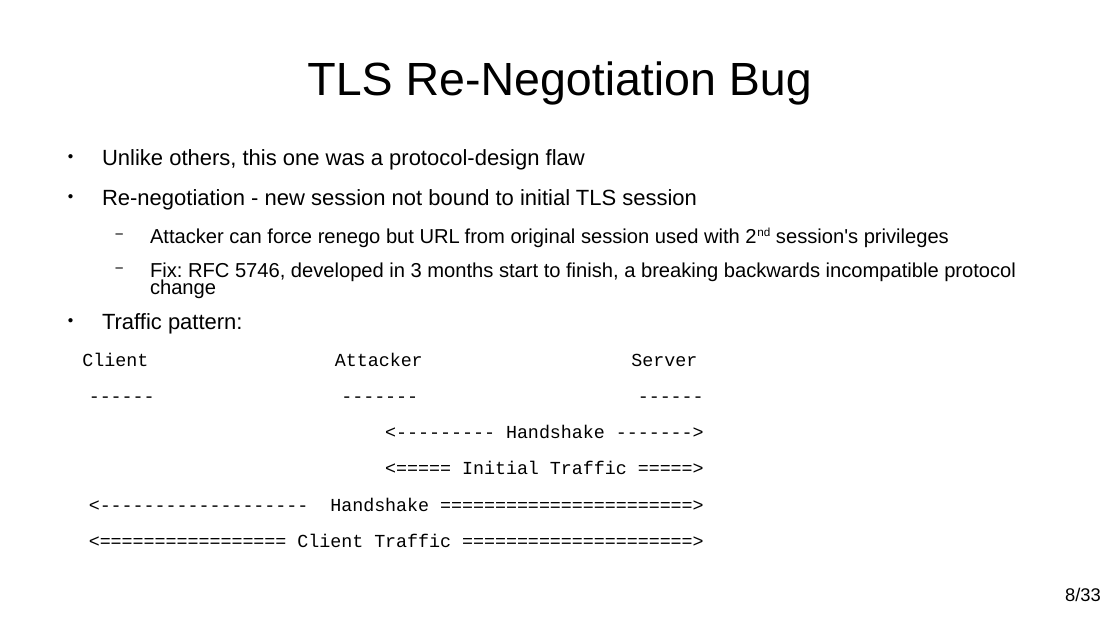
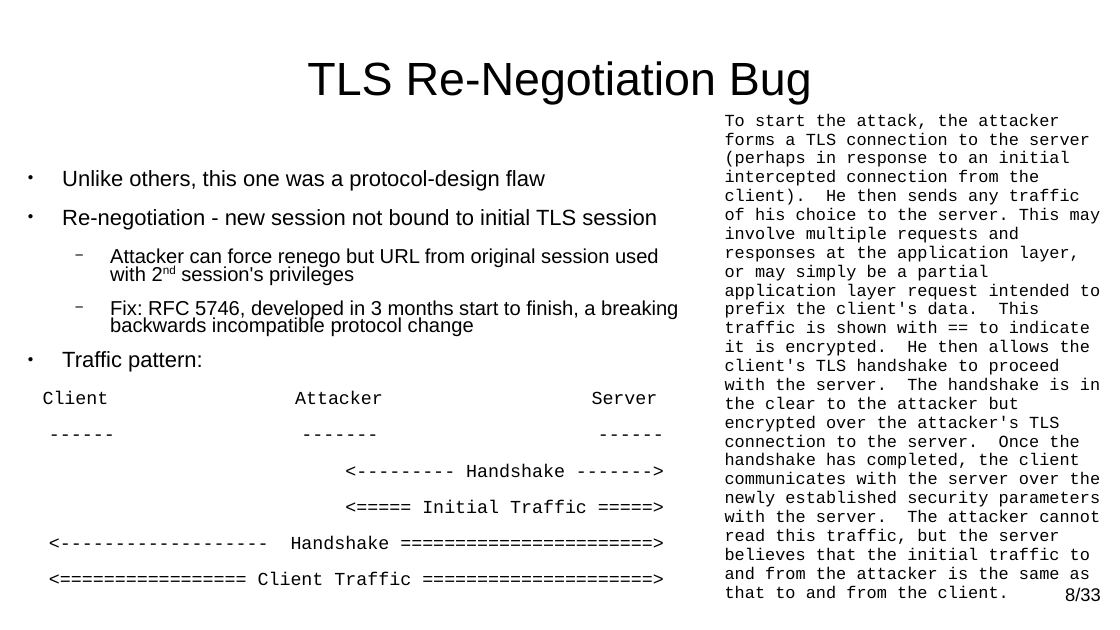
Before and after one commit to Teniola-Malomo/cs7053, a slide deck: slide 8 of 2026lectures/08-tls-problems.odp. Drawn at 1120x630 pixels with LibreOffice and Linux fonts; fonts in the diff are those of the drawing. Boxes give left, top, right and bottom in pixels: in the first picture for what was removed or moved away, otherwise in the second. Text is boxed around its words. In the diff, an @@ line names an element or a change of style, - is before the commit and + after.

Commit message:
renego

```diff
--- a/2026lectures/08-tls-problems.odp
+++ b/2026lectures/08-tls-problems.odp
@@ text added at (x1=725, y1=113, x2=1101, y2=599), 12 pt, text #000000 @@
+To start the attack, the attacker forms a TLS connection to the server (perhaps in response to an initial intercepted connection from the client). He then sends any traffic of his choice to the server. This may involve multiple requests and responses at the application layer, or may simply be a partial application layer request intended to prefix the client's data. This traffic is shown with == to indicate it is encrypted. He then allows the client's TLS handshake to proceed with the server. The handshake is in the clear to the attacker but encrypted over the attacker's TLS connection to the server. Once the handshake has completed, the client communicates with the server over the newly established security parameters with the server. The attacker cannot read this traffic, but the server believes that the initial traffic to and from the attacker is the same as that to and from the client.
@@ text "Unlike others, this one was ..." rewrapped from (x1=82, y1=149, x2=1016, y2=547) to (x1=43, y1=170, x2=678, y2=585) @@
```
Also in this commit, not shown: 1 other slide changed, 2 other files.
